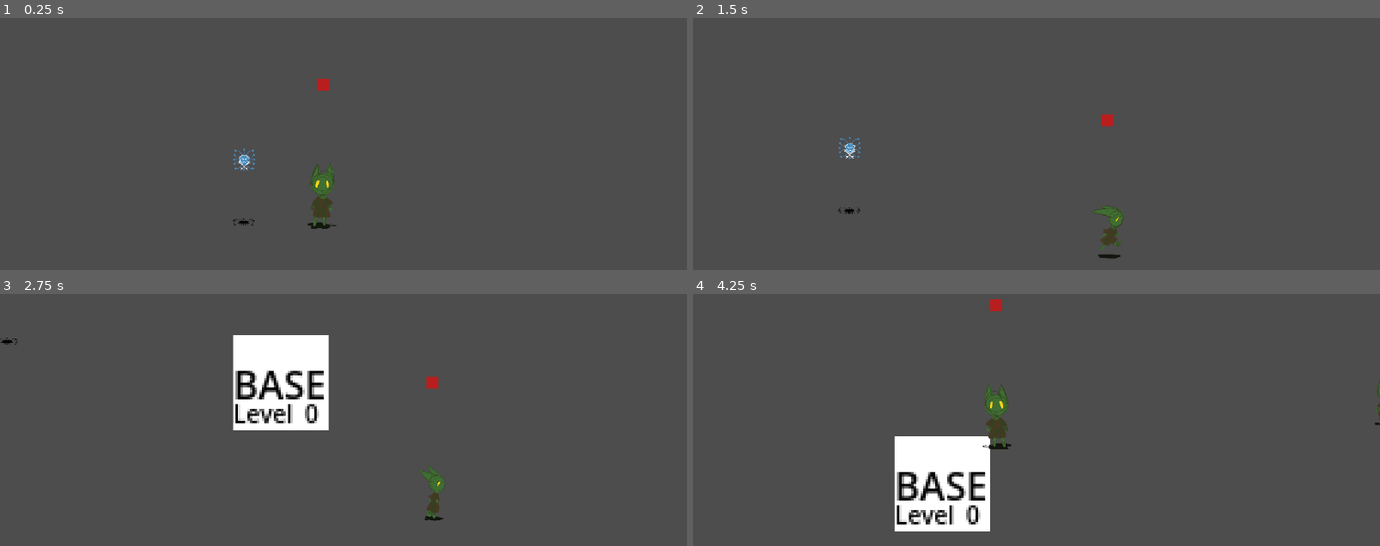
Above: before the commit, frames 1-4 (two rows, left to right).
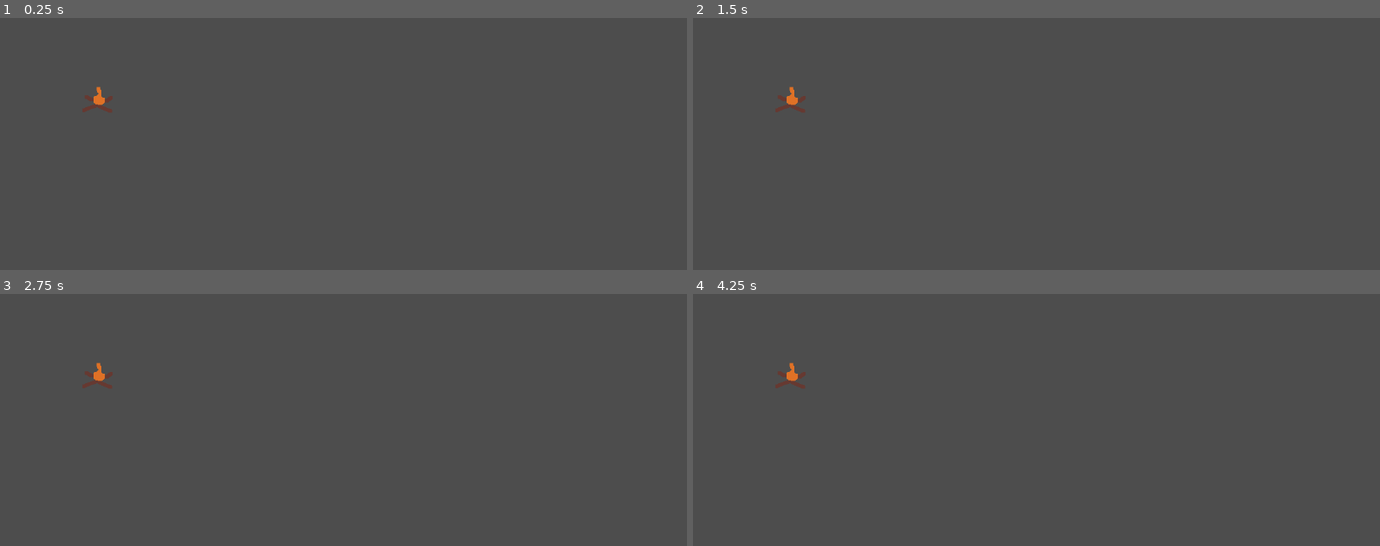
Above: after the commit, the same moments.

Repository: loteque/GoblinGame
Game: Godot game, scene res://example.tscn
Two runs of this game, one before a commit and one after it. Both use one fixed random seed, a clock stepped at 60 frames per second and the inputs below. Before the commit the project starts from res://main.tscn.
Inputs:
- Up to frame 1 (0.25 s): no input
- Up to frame 2 (1.5 s): hold D (right) 0.53-1.28 s; tap Shift (call) at 0.6, 1.35 s; hold S (down) from 1.28 s (still down)
- Up to frame 3 (2.75 s): release S (down) at 2.03 s; hold D (right) from 2.03 s (still down); tap G (place) at 2.1 s; tap Shift (call) at 2.3 s
- Up to frame 4 (4.25 s): release D (right) at 2.78 s; hold W (up) 2.78-3.53 s; tap Space (select) at 2.85 s; tap Shift (call) at 3.05, 3.6 s; hold A (left) from 3.53 s (still down)

The runs differ from the first frame. In frame 1, 1.0% of the frame differs, in the area x 12-49%, y 24-84%; in frame 2, 0.8%; in frame 3, 5.6%; in frame 4, 5.9%, in the area x 12-100%, y 2-95%.

Commit message:
Test build with example scene

Diff:
--- a/project/Actor.gd
+++ b/project/Actor.gd
@@ -15,131 +15,131 @@
 
 var _is_thrown: bool = false
 func is_thrown():
-    if _is_thrown:
-        return true
-    return false
+	if _is_thrown:
+		return true
+	return false
 
 func _ready() -> void:
-    nav_agent.velocity_computed.connect(Callable(_on_velocity_computed))
-    nav_agent.target_reached.connect(_on_target_reached)
+	nav_agent.velocity_computed.connect(Callable(_on_velocity_computed))
+	nav_agent.target_reached.connect(_on_target_reached)
 
 func _set_movement_target(movement_target: Vector2):
-    nav_agent.set_target_position(movement_target)
+	nav_agent.set_target_position(movement_target)
 
 func _physics_process(_delta):
 
-    if nav_agent.is_navigation_finished():
+	if nav_agent.is_navigation_finished():
 
-        if (
-            player_inside_follow_area
-            and self.global_transform.origin.distance_to(
-                    player.follow_target.global_transform.origin
-                ) < nav_agent.target_desired_distance
-        ):
-            velocity = Vector2.ZERO
-            return
+		if (
+			player_inside_follow_area
+			and self.global_transform.origin.distance_to(
+					player.follow_target.global_transform.origin
+				) < nav_agent.target_desired_distance
+		):
+			velocity = Vector2.ZERO
+			return
 
-        if (
-            player_inside_follow_area
-            and self.global_transform.origin.distance_to(
-                    player.follow_target.global_transform.origin
-                ) > nav_agent.target_desired_distance
-        ):
-            target = player.follow_target
-            has_target = true
-            _set_movement_target(target.global_transform.origin)
+		if (
+			player_inside_follow_area
+			and self.global_transform.origin.distance_to(
+					player.follow_target.global_transform.origin
+				) > nav_agent.target_desired_distance
+		):
+			target = player.follow_target
+			has_target = true
+			_set_movement_target(target.global_transform.origin)
 
-        velocity = Vector2.ZERO
-        return
+		velocity = Vector2.ZERO
+		return
 
-    if has_target or throw_target:
-        _set_movement_target(target.global_transform.origin)
+	if has_target or throw_target:
+		_set_movement_target(target.global_transform.origin)
 
-    var new_velocity: Vector2
-    var next_path_position: Vector2 = nav_agent.get_next_path_position()
-    if !is_burst():
-        new_velocity = global_position.direction_to(next_path_position) * move_speed
-    else:
-        new_velocity = global_position.direction_to(next_path_position) * burst_speed
+	var new_velocity: Vector2
+	var next_path_position: Vector2 = nav_agent.get_next_path_position()
+	if !is_burst():
+		new_velocity = global_position.direction_to(next_path_position) * move_speed
+	else:
+		new_velocity = global_position.direction_to(next_path_position) * burst_speed
 
-    if !follow_area.monitoring:
-        new_velocity = new_velocity * throw_multiplier
+	if !follow_area.monitoring:
+		new_velocity = new_velocity * throw_multiplier
 
 
-    _on_velocity_computed(new_velocity)
+	_on_velocity_computed(new_velocity)
 
 func _input(event):
-    if event.is_action("throw") and has_target:
-        set_collision_layer(0)
-        set_collision_mask(0)
-        target = throw_target
-        _is_thrown = true
-        _set_movement_target(target.global_transform.origin)
+	if event.is_action("throw") and has_target:
+		set_collision_layer(0)
+		set_collision_mask(0)
+		target = throw_target
+		_is_thrown = true
+		_set_movement_target(target.global_transform.origin)
 
 func _on_velocity_computed(safe_velocity: Vector2):
-    velocity = safe_velocity
-    move_and_slide()
+	velocity = safe_velocity
+	move_and_slide()
 
 
 var _is_burst: bool = false
 func is_burst():
-    if _is_burst:
-        return true
-    return false
+	if _is_burst:
+		return true
+	return false
 
 func boost_speed():
-        _is_burst = true
-        burst_speed = player.speed
-        await get_tree().create_timer(burst_duration).timeout
-        _is_burst = false
+		_is_burst = true
+		burst_speed = player.speed
+		await get_tree().create_timer(burst_duration).timeout
+		_is_burst = false
 
 func target_is_self():
-    if target == self:
-        return true
-    return false
+	if target == self:
+		return true
+	return false
 
 func _on_follow_area_body_entered(body:Node2D):
 
-    if body.is_in_group("Player"):
-        # make actor aware of player
-        player = body
+	if body.is_in_group("Player"):
+		# make actor aware of player
+		player = body
 
-        # set up nav targets on player.called_goblins()
-        # so that the actor will go to player
-        if !player.called_goblins.is_connected(_on_player_called_goblins):
-            player.called_goblins.connect(_on_player_called_goblins)
+		# set up nav targets on player.called_goblins()
+		# so that the actor will go to player
+		if !player.called_goblins.is_connected(_on_player_called_goblins):
+			player.called_goblins.connect(_on_player_called_goblins)
 
-    #this must be the last check
-    if !target_is_self():
-        set_collision_mask(0)
-        set_collision_layer(0)
+	#this must be the last check
+	if !target_is_self():
+		set_collision_mask(0)
+		set_collision_layer(0)
 
 func _on_player_called_goblins():
-    # set up navigation targets
-    target = player.follow_target
-    has_target = true
-    player_inside_follow_area = true
-    throw_target = player.throw_target
-    _set_movement_target(player.follow_target.global_transform.origin)
+	# set up navigation targets
+	target = player.follow_target
+	has_target = true
+	player_inside_follow_area = true
+	throw_target = player.throw_target
+	_set_movement_target(player.follow_target.global_transform.origin)
 
-    # set and unset actor speed burst
-    boost_speed()
+	# set and unset actor speed burst
+	boost_speed()
 
 
 func _on_follow_area_body_exited(body:Node2D):
-    if body.is_in_group("Player"):
-        has_target = false
-        target = self
-        player_inside_follow_area = false
-        throw_target = null
-        print("body exited")
+	if body.is_in_group("Player"):
+		has_target = false
+		target = self
+		player_inside_follow_area = false
+		throw_target = null
+		print("body exited")
 
-        if player.called_goblins.is_connected(_on_player_called_goblins):
-            player.called_goblins.disconnect(_on_player_called_goblins)
+		if player.called_goblins.is_connected(_on_player_called_goblins):
+			player.called_goblins.disconnect(_on_player_called_goblins)
 
 func _on_target_reached():
-    _is_thrown = false
-    follow_area.monitoring = true
-    set_collision_layer(1)
-    set_collision_mask(1)
-    target = self
+	_is_thrown = false
+	follow_area.monitoring = true
+	set_collision_layer(1)
+	set_collision_mask(1)
+	target = self
--- /dev/null
+++ b/project/example.tscn
@@ -0,0 +1,9 @@
+[gd_scene load_steps=2 format=3 uid="uid://blnqmsyjwncp6"]
+
+[ext_resource type="Texture2D" uid="uid://c46d1w5p54tjy" path="res://camp-example.png" id="1_l6gxi"]
+
+[node name="Example" type="Node2D"]
+
+[node name="Camp-example" type="Sprite2D" parent="."]
+position = Vector2(166, 133)
+texture = ExtResource("1_l6gxi")
--- a/project/project.godot
+++ b/project/project.godot
@@ -11,7 +11,7 @@
 [application]
 
 config/name="Goblin Armies"
-run/main_scene="res://main.tscn"
+run/main_scene="res://example.tscn"
 config/features=PackedStringArray("4.2")
 
 [display]
